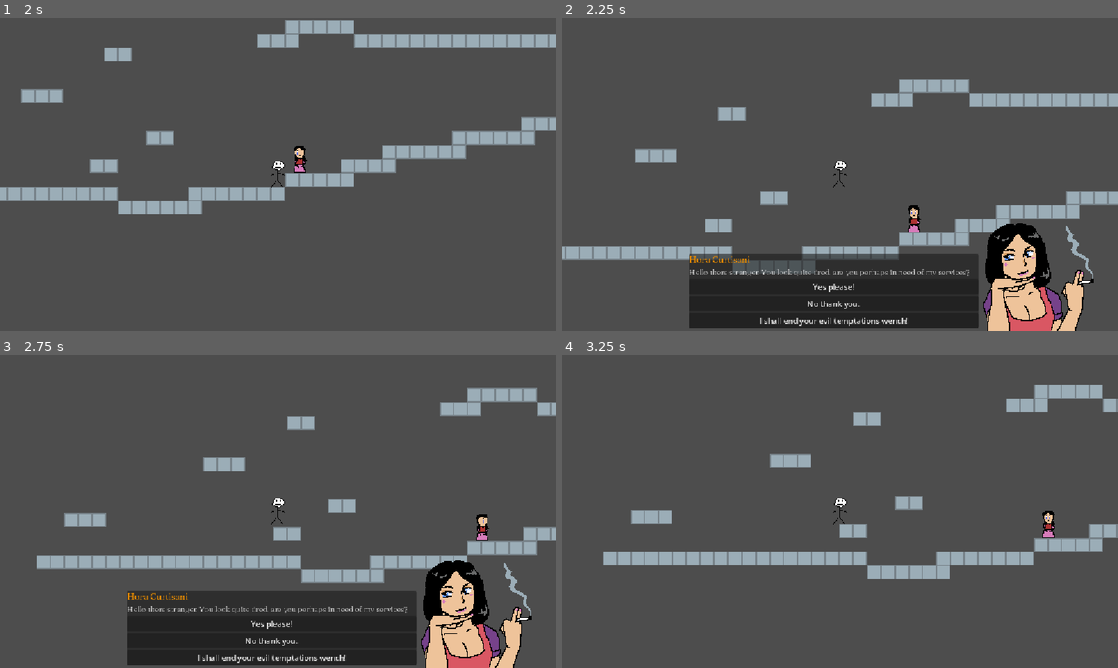
Above: before the commit, frames 1-4 (two rows, left to right).
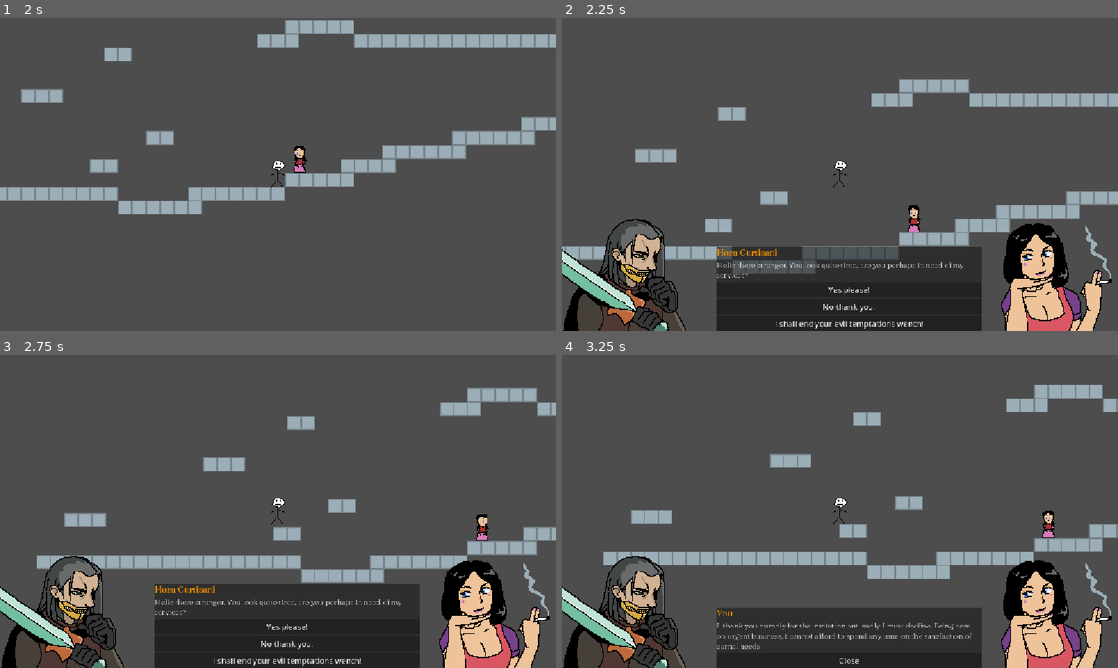
Above: after the commit, the same moments.

Repository: leonsuaudeau/ritual-mountain
Game: Godot game, scene res://scenes/game.tscn
The game is run twice, just before and just after one commit, with the same random seed, the same clock (stepped at 60 frames per second) and the same inputs.
Inputs:
- Up to frame 1 (2 s): tap Enter at 0.5 s; hold E (interact) 0.53-1.28 s; hold D (move_right) from 0.53 s (still down); tap Space (jump) at 0.77, 1.52 s; tap E (interact) at 1.35 s
- Up to frame 2 (2.25 s): tap Space (jump) at 2 s; release D (move_right) at 2.03 s; hold A (move_left) from 2.03 s (still down); hold E (interact) from 2.03 s (still down)
- Up to frame 3 (2.75 s): keep holding A (move_left); keep holding E (interact)
- Up to frame 4 (3.25 s): release A (move_left) at 2.75 s; release E (interact) at 2.75 s; click "Yes please!" at 2.75 s

Frame 1 is identical in both runs. In frame 2, 13% of the frame differs, in the area x 0-99%, y 64-100%; in frame 3, 13%; in frame 4, 17%.

Commit message:
Added player image to dialog box, added placeholder

Diff:
--- a/data/dialogues/test_dialogue_1.tres
+++ b/data/dialogues/test_dialogue_1.tres
@@ -2,26 +2,14 @@
 
 [ext_resource type="Script" uid="uid://t1iwcrddw7gm" path="res://scripts/dialogue_response.gd" id="1_fat23"]
 [ext_resource type="Script" uid="uid://dvrbanor6bym0" path="res://scripts/dialogue_node.gd" id="2_i85ok"]
-
-[sub_resource type="Resource" id="Resource_xsqjy"]
-script = ExtResource("1_fat23")
-text = "Yes please!"
-metadata/_custom_type_script = "uid://t1iwcrddw7gm"
-
-[sub_resource type="Resource" id="Resource_uyv1t"]
-script = ExtResource("1_fat23")
-text = "No thank you."
-metadata/_custom_type_script = "uid://t1iwcrddw7gm"
-
-[sub_resource type="Resource" id="Resource_fat23"]
-script = ExtResource("1_fat23")
-text = "I shall end your evil temptations wench!"
-metadata/_custom_type_script = "uid://t1iwcrddw7gm"
+[ext_resource type="Resource" uid="uid://nd6nyn0efm4s" path="res://data/dialogues/test_dialogue_1_response_1.tres" id="2_wqsp0"]
+[ext_resource type="Resource" uid="uid://byxfm58013712" path="res://data/dialogues/test_dialogue_1_response_2.tres" id="3_pajqa"]
+[ext_resource type="Resource" uid="uid://bcogvtbb7j0j" path="res://data/dialogues/test_dialogue_1_response_3.tres" id="4_u1te2"]
 
 [resource]
 script = ExtResource("2_i85ok")
 id = &"0"
 speaker = "Hora Curtisani"
 text = "Hello there stranger. You look quite tired, are you perhaps in need of my services?"
-responses = Array[ExtResource("1_fat23")]([SubResource("Resource_xsqjy"), SubResource("Resource_uyv1t"), SubResource("Resource_fat23")])
+responses = Array[ExtResource("1_fat23")]([ExtResource("2_wqsp0"), ExtResource("3_pajqa"), ExtResource("4_u1te2")])
 metadata/_custom_type_script = "uid://dvrbanor6bym0"
--- /dev/null
+++ b/data/dialogues/test_dialogue_1_response_1.tres
@@ -0,0 +1,10 @@
+[gd_resource type="Resource" script_class="DialogueResponse" format=3 uid="uid://nd6nyn0efm4s"]
+
+[ext_resource type="Resource" uid="uid://t8yishhbb1t7" path="res://data/dialogues/test_dialogue_2.tres" id="1_6tcow"]
+[ext_resource type="Script" uid="uid://t1iwcrddw7gm" path="res://scripts/dialogue_response.gd" id="1_vgohi"]
+
+[resource]
+script = ExtResource("1_vgohi")
+text = "Yes please!"
+next_node = ExtResource("1_6tcow")
+metadata/_custom_type_script = "uid://t1iwcrddw7gm"
--- /dev/null
+++ b/data/dialogues/test_dialogue_1_response_2.tres
@@ -0,0 +1,10 @@
+[gd_resource type="Resource" script_class="DialogueResponse" format=3 uid="uid://byxfm58013712"]
+
+[ext_resource type="Resource" uid="uid://t8yishhbb1t7" path="res://data/dialogues/test_dialogue_2.tres" id="1_71h1s"]
+[ext_resource type="Script" uid="uid://t1iwcrddw7gm" path="res://scripts/dialogue_response.gd" id="2_0xrfa"]
+
+[resource]
+script = ExtResource("2_0xrfa")
+text = "No thank you."
+next_node = ExtResource("1_71h1s")
+metadata/_custom_type_script = "uid://t1iwcrddw7gm"
--- /dev/null
+++ b/data/dialogues/test_dialogue_1_response_3.tres
@@ -0,0 +1,10 @@
+[gd_resource type="Resource" script_class="DialogueResponse" format=3 uid="uid://bcogvtbb7j0j"]
+
+[ext_resource type="Resource" uid="uid://t8yishhbb1t7" path="res://data/dialogues/test_dialogue_2.tres" id="1_jiqf4"]
+[ext_resource type="Script" uid="uid://t1iwcrddw7gm" path="res://scripts/dialogue_response.gd" id="2_m48ga"]
+
+[resource]
+script = ExtResource("2_m48ga")
+text = "I shall end your evil temptations wench!"
+next_node = ExtResource("1_jiqf4")
+metadata/_custom_type_script = "uid://t1iwcrddw7gm"
--- /dev/null
+++ b/data/dialogues/test_dialogue_2.tres
@@ -0,0 +1,11 @@
+[gd_resource type="Resource" script_class="DialogueNode" format=3 uid="uid://t8yishhbb1t7"]
+
+[ext_resource type="Script" uid="uid://t1iwcrddw7gm" path="res://scripts/dialogue_response.gd" id="1_svgcm"]
+[ext_resource type="Script" uid="uid://dvrbanor6bym0" path="res://scripts/dialogue_node.gd" id="2_tjoxs"]
+
+[resource]
+script = ExtResource("2_tjoxs")
+id = &"1"
+speaker = "You"
+text = "I  thank you humbly for the invitation but  sadly I must decline. Being here on urgent business, I cannot afford to spend any time on the satisfaction of carnal needs."
+metadata/_custom_type_script = "uid://dvrbanor6bym0"
--- a/scenes/dialogue-box.tscn
+++ b/scenes/dialogue-box.tscn
@@ -3,7 +3,6 @@
 [ext_resource type="Script" uid="uid://d0p33loqixmjl" path="res://scripts/dialogue_box.gd" id="1_21lay"]
 [ext_resource type="FontFile" uid="uid://mn7smiimin0o" path="res://assets/fonts/fraunces-latin-400-normal.ttf" id="2_d8bld"]
 [ext_resource type="FontFile" uid="uid://bawmk2fknd57i" path="res://assets/fonts/fraunces-latin-200-normal.ttf" id="2_sim7p"]
-[ext_resource type="Texture2D" uid="uid://bbu2joxg0buvn" path="res://assets/textures/test_npc_dialogue.png" id="4_qyjhy"]
 
 [sub_resource type="LabelSettings" id="LabelSettings_21lay"]
 font = ExtResource("2_d8bld")
@@ -27,10 +26,9 @@
 anchor_top = 1.0
 anchor_right = 0.5
 anchor_bottom = 1.0
-offset_left = -332.0
-offset_top = -100.0
-offset_right = 268.0
-offset_bottom = -6.0
+offset_left = -275.0
+offset_top = -94.0
+offset_right = 275.0
 grow_horizontal = 2
 grow_vertical = 0
 
@@ -52,11 +50,17 @@
 [node name="Choices" type="VBoxContainer" parent="PanelContainer/MarginContainer/VBoxContainer" unique_id=654342795]
 layout_mode = 2
 
-[node name="TextureRect" type="TextureRect" parent="." unique_id=1873662644]
+[node name="NonPlayerImage" type="TextureRect" parent="." unique_id=1873662644]
 layout_mode = 0
-offset_left = 852.00006
-offset_top = 387.00003
-offset_right = 980.00006
+offset_left = 890.315
+offset_top = 387.0
+offset_right = 1018.315
 offset_bottom = 515.0
 scale = Vector2(2.04, 2.04)
-texture = ExtResource("4_qyjhy")
+
+[node name="PlayerImage" type="TextureRect" parent="." unique_id=406434919]
+layout_mode = 1
+offset_top = 387.0
+offset_right = 128.0
+offset_bottom = 515.0
+scale = Vector2(2.04, 2.04)
--- a/scenes/game.tscn
+++ b/scenes/game.tscn
@@ -6,6 +6,8 @@
 [ext_resource type="PackedScene" uid="uid://d1psxjysqvs51" path="res://scenes/dialogue-box.tscn" id="4_7jktm"]
 [ext_resource type="Resource" uid="uid://bh5lex42mfw54" path="res://data/dialogues/test_dialogue_1.tres" id="4_ryrav"]
 [ext_resource type="Texture2D" uid="uid://c6qamop27uh2w" path="res://assets/textures/test_npc.png" id="5_eow3j"]
+[ext_resource type="Texture2D" uid="uid://bbu2joxg0buvn" path="res://assets/textures/test_npc_dialogue.png" id="7_u5sy4"]
+[ext_resource type="Texture2D" uid="uid://c8l0exij1rr5r" path="res://assets/textures/test_player_dialogue.png" id="8_gee14"]
 
 [sub_resource type="TileSetAtlasSource" id="TileSetAtlasSource_fc0e3"]
 texture = ExtResource("1_e2o6t")
@@ -41,4 +43,11 @@
 offset_left = -1.0
 offset_right = 39.0
 
+[node name="NonPlayerImage" parent="CanvasLayer/DialogueBox" index="1" unique_id=1873662644]
+texture = ExtResource("7_u5sy4")
+
+[node name="PlayerImage" parent="CanvasLayer/DialogueBox" index="2" unique_id=406434919]
+texture = ExtResource("8_gee14")
+
 [editable path="TestNPC"]
+[editable path="CanvasLayer/DialogueBox"]
--- a/scripts/dialogue_box.gd
+++ b/scripts/dialogue_box.gd
@@ -42,8 +42,13 @@
 		choices.add_child(button)
 
 func _on_response_selected(response: DialogueResponse) -> void:
+	print("Response: ", response.text)
+	print("Response resource: ", response)
+	print("Next node: ", response.next_node)
 	if response.set_flag != &"":
 		GameState.set_flag(response.set_flag)
+
+	print(response.next_node)
 
 	if response.next_node == null:
 		_finish_dialogue()
Binary file added: assets/textures/test_player_dialogue.png
Not shown, added: assets/textures/test_player_dialogue.png.import
